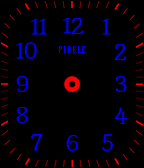
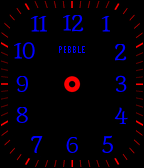
Comparing the layer stacks of the two 144×168 images. Changes:
painted on "numerals" over (x1=13, y1=14, x2=113, y2=156)
